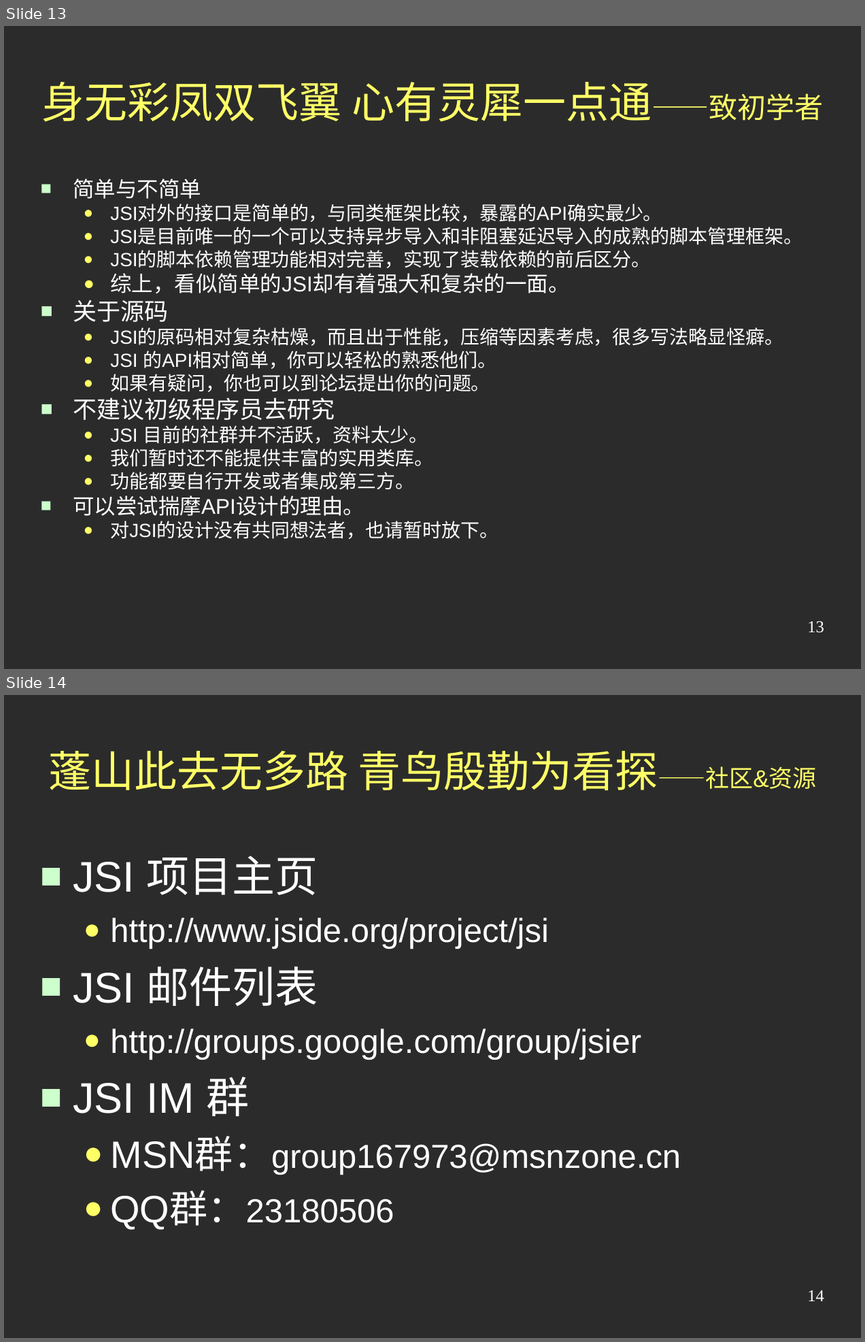
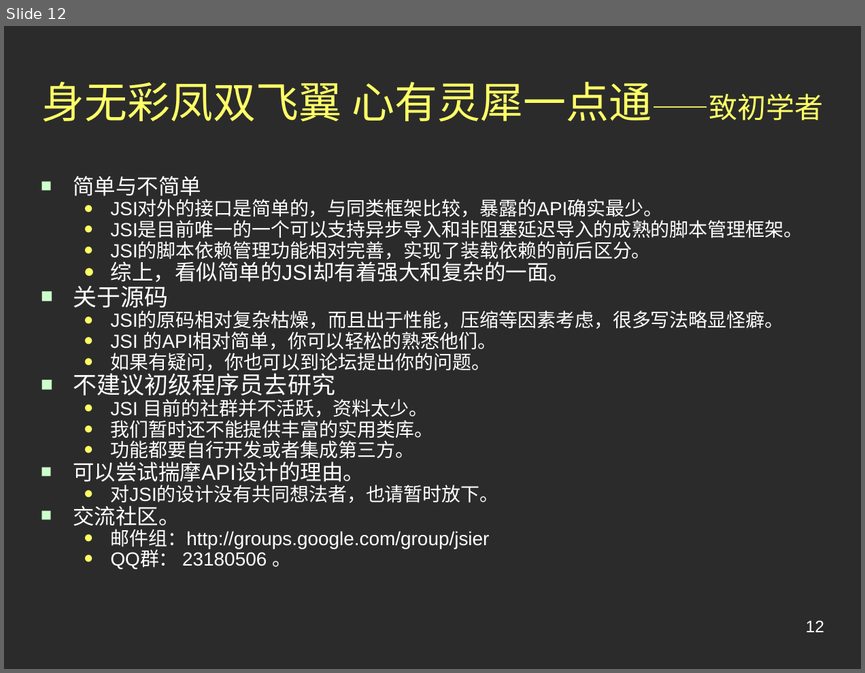
Before and after one commit to jindw/jsi, a slide deck: trunk/JSI2/web/doc/Preview2.ppt. Shown one above the other, each under a label of ours: slides 13 and 14 before the commit, slide 12 after it. The pictures are 865x1342 and 865x673 pixels, drawn with LibreOffice and Linux fonts; fonts in the diff are those of the drawing; background and template pictures are left out; a plain dark background stands for a picture behind light text. Boxes give left, top, right and bottom in pixels: in the first picture for what was removed or moved away, otherwise in the second. Text is boxed around its words. In the diff, an @@ line names an element or a change of style, - is before the commit and + after.

```diff
--- a/trunk/JSI2/web/doc/Preview2.ppt
+++ b/trunk/JSI2/web/doc/Preview2.ppt
@@ slide 14 removed at [4,695,861,1338], background picture (left out) @@
@@ title removed at [48,751,817,790] @@
-蓬山此去无多路 青鸟殷勤为看探——社区&资源
@@ text removed at [73,855,681,1229] @@
-■ JSI 项目主页
-  ● http://www.jside.org/project/jsi
-■ JSI 邮件列表
-  ● http://groups.google.com/group/jsier
-■ JSI IM 群
-  ● MSN群：group167973@msnzone.cn
-  ● QQ群：23180506
@@ page number removed at [807,1290,824,1301] @@
-14
@@ what was slide 13 is now slide 12 @@
@@ slide 12 changed as well @@
@@ text at [73,176,803,506]: line spacing 0.8 to 0.7 @@
@@ text at [111,484,499,569]: paragraphs added @@
+■ 交流社区。
+  ● 邮件组：http://groups.google.com/group/jsier
+  ● QQ群： 23180506 。
@@ page number at [806,620,824,632]: text changed; font Times New Roman to Arial @@
-13
+12
```
Also in this commit, not shown: 5 other slides changed, 1 other slide removed.
